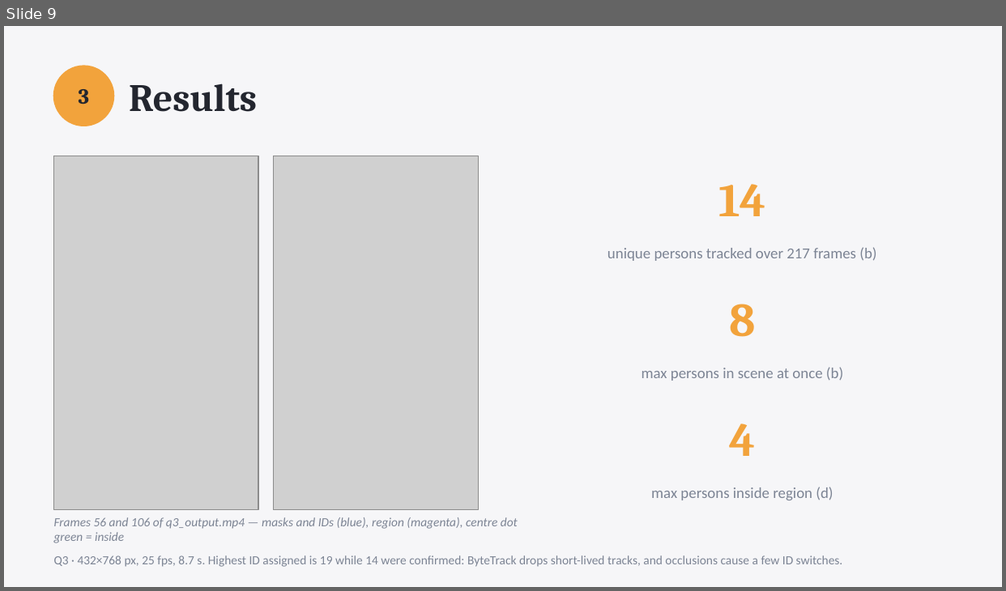
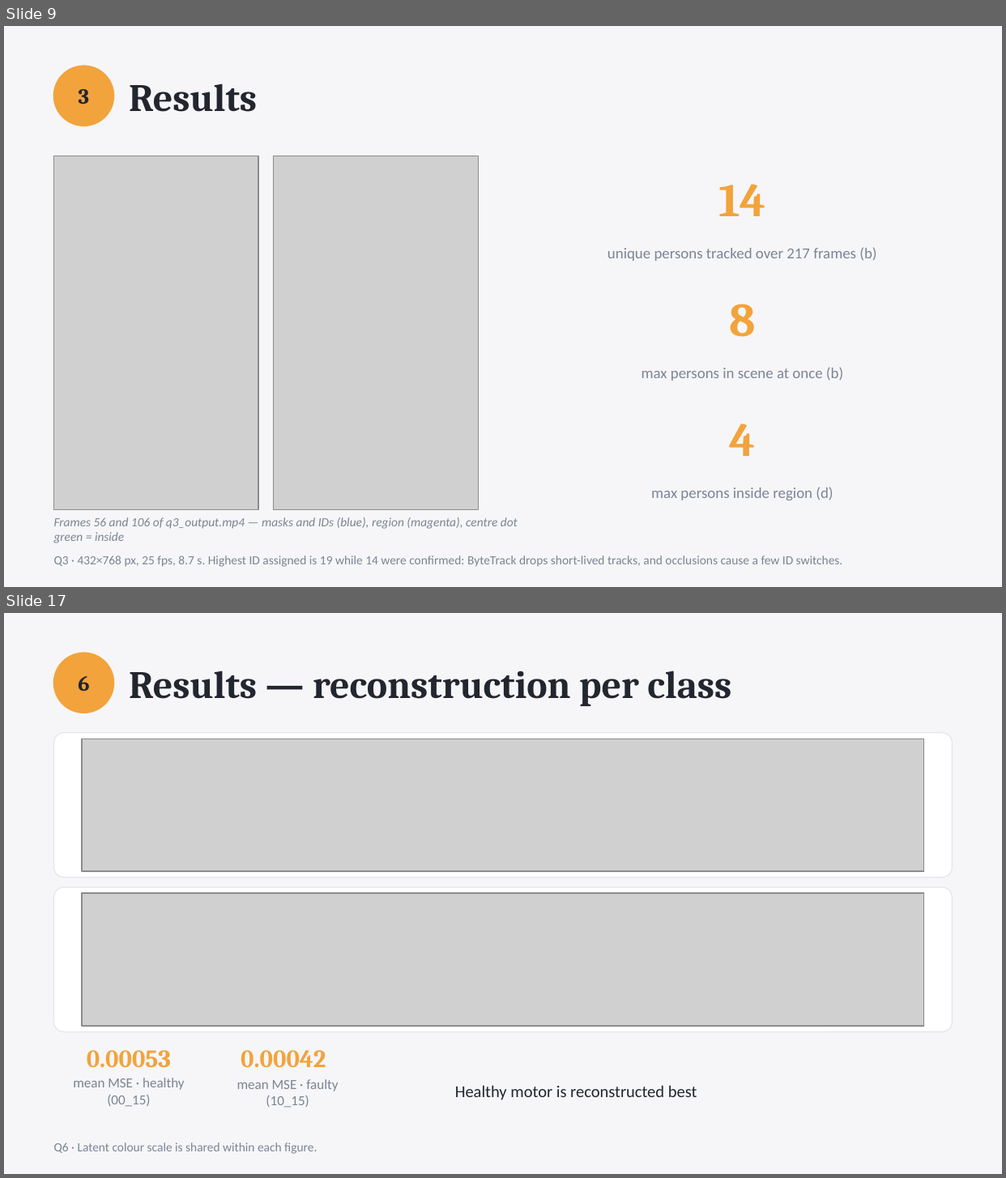
Before and after one commit to AreGundersen/MAS512, a slide deck: Assignment 1/MAS512_assignment1_gr5.pptx. Shown one above the other, each under a label of ours: slide 9 before the commit, slides 9 and 17 after it; the slides between them are not shown. The pictures are 1006x591 and 1006x1178 pixels, drawn with LibreOffice and Linux fonts; fonts in the diff are those of the drawing; grey boxes stand for pictures. Boxes give left, top, right and bottom in pixels: in the first picture for what was removed or moved away, otherwise in the second. Text is boxed around its words. In the diff, an @@ line names an element or a change of style, - is before the commit and + after.

```diff
--- a/Assignment 1/MAS512_assignment1_gr5.pptx
+++ b/Assignment 1/MAS512_assignment1_gr5.pptx
@@ slide 17 added at (4,613,1002,1174), background #F6F6F8 @@
@@ ellipse added at (54,653,114,713), fill #F2A33C, outline #F2A33C 1 pt @@
@@ text added at (78,676,89,691), 15.6 pt, text #23262F, bold @@
+6
@@ text added at (129,671,731,706), 28 pt, text #23262F, bold @@
+Results — reconstruction per class
@@ rounded rectangle added at (54,733,952,877), fill #FFFFFF, outline #E4E6EB 0.75 pt @@
@@ picture added at (82,739,924,871) @@
@@ rounded rectangle added at (54,888,952,1032), fill #FFFFFF, outline #E4E6EB 0.75 pt @@
@@ picture added at (82,893,924,1026) @@
@@ text added at (87,1050,171,1068), 18 pt, text #F2A33C, bold @@
+0.00053
@@ text added at (241,1050,326,1067), 18 pt, text #F2A33C, bold @@
+0.00042
@@ text added at (73,1078,185,1106), 10 pt, text #7C8494 @@
+mean MSE · healthy (00_15)
@@ text added at (237,1080,338,1107), 10 pt, text #7C8494 @@
+mean MSE · faulty (10_15)
@@ text added at (455,1085,697,1101), 12 pt, text #23262F @@
+Healthy motor is reconstructed best
@@ text added at (54,1143,317,1154), 9 pt, text #7C8494 @@
+Q6 · Latent colour scale is shared within each figure.
```
Also in this commit, not shown: 3 slides changed, 6 other slides added, 2 slides removed, 29 other files.
